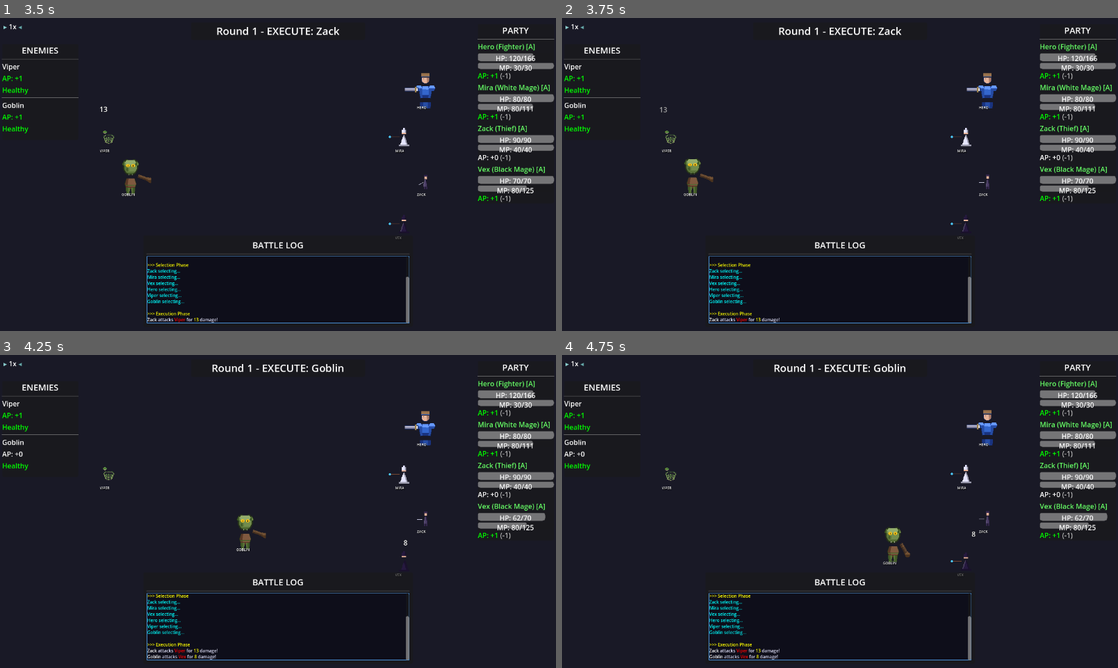
Above: before the commit, frames 1-4 (two rows, left to right).
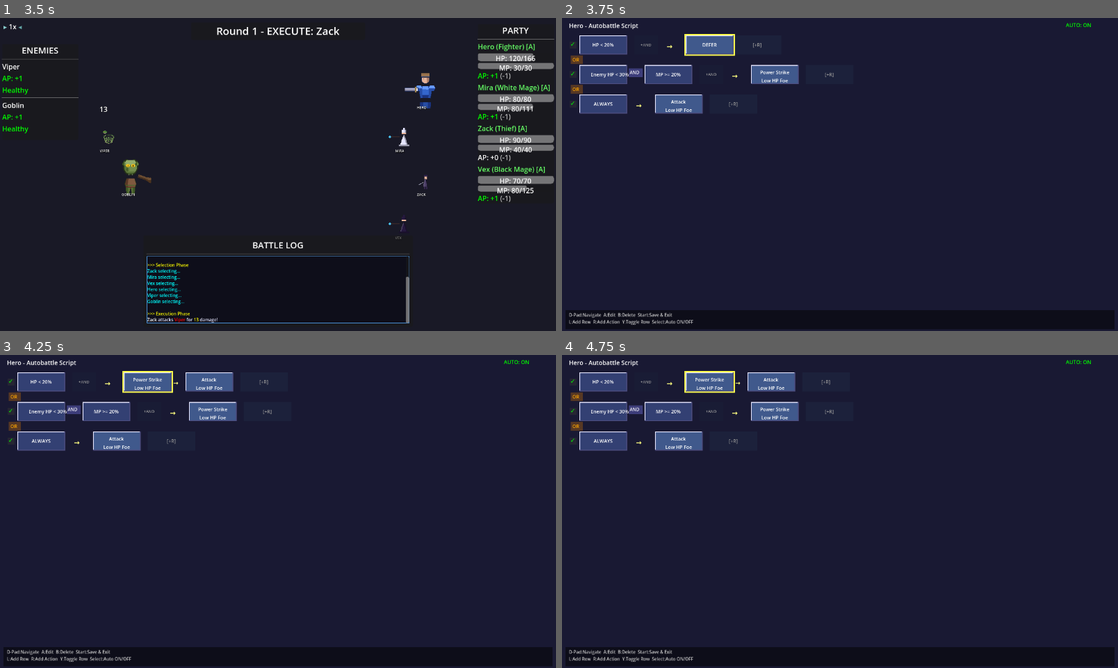
Above: after the commit, the same moments.

Repository: struktured-labs/cowardly-irregular
Game: Godot game, scene res://src/GameLoop.tscn
The game is run twice, just before and just after one commit, with the same random seed, the same clock (stepped at 60 frames per second) and the same inputs.
Inputs (mouse positions are in pixels of both pictures, inside the frame that each line leads up to):
- Up to frame 1 (3.5 s): click (389, 171) at 0.52 s; click (372, 127) at 1.27 s; click (372, 215) at 2.02 s; click (389, 83) at 2.77 s
- Up to frame 2 (3.75 s): tap Enter (ui_menu) at 3.5 s; move the mouse to (962, 158) at 3.52 s; hold Right (ui_right) from 3.53 s (still down); hold R (battle_advance) from 3.53 s (still down); click (962, 158) at 3.67 s
- Up to frame 3 (4.25 s): keep holding Right (ui_right); keep holding R (battle_advance); tap Z (ui_accept) at 3.77, 4.07 s
- Up to frame 4 (4.75 s): release Right (ui_right) at 4.25 s; release R (battle_advance) at 4.25 s; drag from (728, 527) to (812, 574) at 4.27 s

Frame 1 is identical in both runs. In frame 2, 17% of the frame differs, in the area x 0-100%, y 1-98%; in frame 3, 18%; in frame 4, 18%.
Error in both runs: Cannot call method 'stop' on a previously freed instance. (res://src/ui/Win98Menu.gd:674)

Commit message:
Fix autobattle ability execution and add danger music
- Fix ability_id key mismatch in BattleManager._convert_autobattle_action()
  (was looking for "id" but AutobattleSystem returns "ability_id")
- Handle targets array containing Combatant objects directly
- Add debug output for autobattle rule evaluation
- Add danger music that plays when any player drops below 25% HP
- Add boss music for miniboss battles
- Expand battle music from 4 to 12 bars (3 sections)
- Fix Start button handling for autobattle editor

🤖 Generated with [Claude Code](https://claude.com/claude-code)

Co-Authored-By: Claude Sonnet 4.5 <noreply@anthropic.com>

Diff:
--- a/project.godot
+++ b/project.godot
@@ -104,7 +104,6 @@
 , Object(InputEventKey,"resource_local_to_scene":false,"resource_name":"","device":-1,"window_id":0,"alt_pressed":false …(186 unchanged characters)…
 , Object(InputEventJoypadButton,"resource_local_to_scene":false,"resource_name":"","device":-1,"button_index":6,"pressure":0.0,"pressed":true,"script":null)
 , Object(InputEventJoypadButton,"resource_local_to_scene":false,"resource_name":"","device":-1,"button_index":7,"pressure":0.0,"pressed":true,"script":null)
-, Object(InputEventJoypadButton,"resource_local_to_scene":false,"resource_name":"","device":-1,"button_index":4,"pressure":0.0,"pressed":true,"script":null)
 ]
 }
 
--- a/src/GameLoop.gd
+++ b/src/GameLoop.gd
@@ -56,14 +56,12 @@
 		_toggle_all_autobattle()
 		get_viewport().set_input_as_handled()
 
-	# Gamepad L+R together = Open autobattle editor
-	if event is InputEventJoypadButton and event.pressed:
-		if event.button_index == JOY_BUTTON_LEFT_SHOULDER or event.button_index == JOY_BUTTON_RIGHT_SHOULDER:
-			# Check if both L and R are held
-			var joy_id = event.device
-			if Input.is_joy_button_pressed(joy_id, JOY_BUTTON_LEFT_SHOULDER) and Input.is_joy_button_pressed(joy_id, JOY_BUTTON_RIGHT_SHOULDER):
-				_toggle_autobattle_editor()
-				get_viewport().set_input_as_handled()
+	# Start button = Open autobattle editor for current deciding player
+	# Only when editor is not already open (editor handles its own Start to close)
+	if not _autobattle_editor or not is_instance_valid(_autobattle_editor):
+		if event.is_action_pressed("ui_menu"):
+			_toggle_autobattle_editor()
+			get_viewport().set_input_as_handled()
 
 
 func _toggle_autobattle_editor() -> void:
@@ -105,7 +103,7 @@
 	add_child(_autobattle_editor)
 	_autobattle_editor.setup(char_id, char_name, combatant)
 	_autobattle_editor.closed.connect(_on_autobattle_editor_closed)
-	print("Autobattle editor opened for %s (F5/B to close)" % char_name)
+	print("Autobattle editor opened for %s (Start to save & exit)" % char_name)
 
 
 func _set_battle_menu_visible(visible: bool) -> void:
--- a/src/audio/SoundManager.gd
+++ b/src/audio/SoundManager.gd
@@ -524,6 +524,8 @@
 			_start_battle_music()
 		"boss":
 			_start_boss_music()
+		"danger":
+			_start_danger_music()
 		"victory":
 			_start_victory_music()
 		_:
@@ -1001,6 +1003,169 @@
 	return buffer
 
 
+## Danger Music - Dark, urgent theme when player is about to die
+
+func _start_danger_music() -> void:
+	"""Generate and start looping danger/critical HP music"""
+	_music_playing = true
+
+	# Generate music buffer (8 bars at 160 BPM - urgent, dark)
+	var sample_rate = 22050
+	var bpm = 160.0
+	var beats_per_bar = 4
+	var bars = 8
+	var beat_duration = 60.0 / bpm
+	var total_duration = beat_duration * beats_per_bar * bars
+
+	_music_buffer = _generate_danger_music_buffer(sample_rate, total_duration, bpm)
+
+	# Create looping audio stream
+	var wav = AudioStreamWAV.new()
+	wav.format = AudioStreamWAV.FORMAT_16_BITS
+	wav.mix_rate = sample_rate
+	wav.stereo = true
+	wav.loop_mode = AudioStreamWAV.LOOP_FORWARD
+	wav.loop_begin = 0
+	wav.loop_end = _music_buffer.size()
+
+	var data = PackedByteArray()
+	for frame in _music_buffer:
+		var left = int(clamp(frame.x, -1.0, 1.0) * 32767)
+		var right = int(clamp(frame.y, -1.0, 1.0) * 32767)
+		data.append(left & 0xFF)
+		data.append((left >> 8) & 0xFF)
+		data.append(right & 0xFF)
+		data.append((right >> 8) & 0xFF)
+
+	wav.data = data
+	_music_player.stream = wav
+	_music_player.play()
+
+
+func _generate_danger_music_buffer(rate: int, duration: float, bpm: float) -> PackedVector2Array:
+	"""Generate dark, urgent danger theme - chromatic, dissonant, pulsing"""
+	var buffer = PackedVector2Array()
+	var samples = int(rate * duration)
+	var beat_duration = 60.0 / bpm
+
+	# Dark chromatic notes (E minor with chromatic tension)
+	const NOTE_E2 = 82.41
+	const NOTE_F2 = 87.31
+	const NOTE_G2 = 98.0
+	const NOTE_A2 = 110.0
+	const NOTE_Bb2 = 116.54
+	const NOTE_B2 = 123.47
+	const NOTE_C3 = 130.81
+	const NOTE_D3 = 146.83
+	const NOTE_Eb3 = 155.56
+	const NOTE_E3 = 164.81
+	const NOTE_F3 = 174.61
+	const NOTE_G3 = 196.0
+	const NOTE_A3 = 220.0
+	const NOTE_Bb3 = 233.08
+	const NOTE_B3 = 246.94
+	const NOTE_C4 = 261.63
+	const NOTE_D4 = 293.66
+	const NOTE_Eb4 = 311.13
+	const NOTE_E4 = 329.63
+	const NOTE_F4 = 349.23
+	const NOTE_G4 = 392.0
+
+	# Melody - urgent, chromatic, anxious (128 sixteenths for 8 bars)
+	var melody = [
+		# Bar 1-2: Pulsing urgency
+		NOTE_E4, 0, NOTE_E4, 0, NOTE_Eb4, 0, NOTE_E4, 0,
+		NOTE_F4, 0, NOTE_E4, 0, NOTE_Eb4, 0, NOTE_D4, 0,
+		NOTE_E4, 0, NOTE_E4, 0, NOTE_F4, 0, NOTE_E4, 0,
+		NOTE_Eb4, NOTE_D4, NOTE_Eb4, NOTE_E4, NOTE_F4, NOTE_E4, NOTE_Eb4, NOTE_D4,
+		# Bar 3-4: Rising tension
+		NOTE_B3, 0, NOTE_C4, 0, NOTE_D4, 0, NOTE_Eb4, 0,
+		NOTE_E4, 0, NOTE_F4, 0, NOTE_E4, NOTE_Eb4, NOTE_D4, 0,
+		NOTE_G4, 0, NOTE_F4, 0, NOTE_E4, 0, NOTE_Eb4, 0,
+		NOTE_D4, NOTE_Eb4, NOTE_E4, NOTE_F4, NOTE_E4, NOTE_Eb4, NOTE_D4, NOTE_C4,
+		# Bar 5-6: Dark descent
+		NOTE_E4, NOTE_E4, NOTE_Eb4, NOTE_Eb4, NOTE_D4, NOTE_D4, NOTE_C4, 0,
+		NOTE_B3, 0, NOTE_C4, 0, NOTE_D4, 0, NOTE_Eb4, 0,
+		NOTE_E4, 0, NOTE_E4, 0, NOTE_E4, NOTE_F4, NOTE_E4, NOTE_Eb4,
+		NOTE_D4, 0, NOTE_C4, 0, NOTE_B3, 0, NOTE_C4, NOTE_D4,
+		# Bar 7-8: Climax pulse
+		NOTE_E4, NOTE_E4, NOTE_E4, 0, NOTE_F4, NOTE_E4, NOTE_Eb4, 0,
+		NOTE_E4, NOTE_E4, NOTE_E4, 0, NOTE_G4, NOTE_F4, NOTE_E4, 0,
+		NOTE_E4, NOTE_Eb4, NOTE_D4, NOTE_Eb4, NOTE_E4, NOTE_F4, NOTE_E4, NOTE_Eb4,
+		NOTE_D4, NOTE_C4, NOTE_B3, NOTE_C4, NOTE_D4, NOTE_Eb4, NOTE_E4, 0,
+	]
+
+	# Bass - ominous pedal tone with chromatic movement (32 quarters)
+	var bass = [
+		NOTE_E2, NOTE_E2, NOTE_E2, NOTE_F2,
+		NOTE_E2, NOTE_E2, NOTE_Eb3, NOTE_D3,
+		NOTE_E2, NOTE_E2, NOTE_G2, NOTE_A2,
+		NOTE_Bb2, NOTE_A2, NOTE_G2, NOTE_E2,
+		NOTE_E2, NOTE_E2, NOTE_E2, NOTE_E2,
+		NOTE_F2, NOTE_E2, NOTE_D3, NOTE_C3,
+		NOTE_E2, NOTE_E2, NOTE_E2, NOTE_F2,
+		NOTE_G2, NOTE_A2, NOTE_B2, NOTE_E2,
+	]
+
+	var sixteenth_duration = beat_duration / 4.0
+	var quarter_duration = beat_duration
+
+	for i in range(samples):
+		var t = float(i) / rate
+
+		var sixteenth_idx = int(t / sixteenth_duration) % 128
+		var quarter_idx = int(t / quarter_duration) % 32
+
+		var t_in_sixteenth = fmod(t, sixteenth_duration) / sixteenth_duration
+		var t_in_quarter = fmod(t, quarter_duration) / quarter_duration
+
+		var sample = 0.0
+
+		# Melody - harsh square wave with tremolo
+		var melody_freq = melody[sixteenth_idx]
+		if melody_freq > 0:
+			var melody_env = pow(1.0 - t_in_sixteenth, 0.5)
+			# Add tremolo for urgency
+			var tremolo = 0.7 + 0.3 * sin(t * 20 * TAU)
+			var melody_wave = _square_wave(t * melody_freq) * 0.22 * tremolo
+			# Detune for unsettling feel
+			melody_wave += _square_wave(t * melody_freq * 1.01) * 0.08
+			sample += melody_wave * melody_env
+
+		# Bass - deep, rumbling
+		var bass_freq = bass[quarter_idx]
+		var bass_env = 0.85 + 0.15 * sin(t_in_quarter * PI)
+		var bass_wave = _triangle_wave(t * bass_freq) * 0.4
+		bass_wave += sin(t * bass_freq * 0.5 * TAU) * 0.25  # Sub bass
+		sample += bass_wave * bass_env
+
+		# Heartbeat-like kick - on every beat, heavy
+		var beat_pos = fmod(t, beat_duration)
+		if beat_pos < 0.06:
+			var kick_env = pow(1.0 - beat_pos / 0.06, 1.5)
+			var kick = sin(beat_pos * 50 * TAU) * kick_env * 0.6
+			kick += sin(beat_pos * 25 * TAU) * kick_env * 0.4
+			sample += kick
+
+		# Anxious hi-hat on every 8th
+		var eighth_pos = fmod(t, beat_duration / 2.0)
+		if eighth_pos < 0.012:
+			var hat_env = pow(1.0 - eighth_pos / 0.012, 3)
+			var hat = randf_range(-0.18, 0.18) * hat_env
+			sample += hat
+
+		# Noise layer for tension
+		var noise_level = 0.03 + 0.02 * sin(t * 2 * TAU)
+		sample += randf_range(-noise_level, noise_level)
+
+		# Hard clip for intensity
+		sample = clamp(sample * 1.5, -0.98, 0.98)
+
+		buffer.append(Vector2(sample, sample))
+
+	return buffer
+
+
 ## Wave generators for music
 
 func _square_wave(phase: float) -> float:
--- a/src/autobattle/AutobattleSystem.gd
+++ b/src/autobattle/AutobattleSystem.gd
@@ -136,18 +136,28 @@
 		return [_get_default_action(combatant)]
 
 	# Evaluate rules in order (first match wins)
+	var rule_idx = 0
 	for rule in script["rules"]:
+		var enabled = rule.get("enabled", true)
+		print("[AUTOBATTLE DEBUG] %s rule %d: enabled=%s" % [character_id, rule_idx, enabled])
 		if _evaluate_grid_rule(combatant, rule):
 			var actions = _rule_to_actions(combatant, rule)
+			print("[AUTOBATTLE DEBUG] %s matched rule %d, actions: %s" % [character_id, rule_idx, actions])
 			script_executed.emit(combatant, rule, actions)
 			return actions
+		rule_idx += 1
 
 	# No rule matched, use default
+	print("[AUTOBATTLE DEBUG] %s no rule matched, using default" % character_id)
 	return [_get_default_action(combatant)]
 
 
 func _evaluate_grid_rule(combatant: Combatant, rule: Dictionary) -> bool:
 	"""Evaluate a grid-format rule (AND-chain of conditions)"""
+	# Skip disabled rules
+	if not rule.get("enabled", true):
+		return false
+
 	if not rule.has("conditions") or rule["conditions"].size() == 0:
 		return true  # No conditions = always match
 
--- a/src/battle/BattleManager.gd
+++ b/src/battle/BattleManager.gd
@@ -1061,9 +1061,13 @@
 	else:
 		resolved_target = _resolve_target(combatant, "lowest_hp_enemy", allies, enemies)
 
+	# Check if targets are already provided as Combatant objects
+	var action_targets = action_data.get("targets", [])
+	var has_direct_targets = action_targets.size() > 0 and action_targets[0] is Combatant
+
 	match action_type:
 		"attack":
-			var target = resolved_target
+			var target = action_targets[0] if has_direct_targets else resolved_target
 			if not target:
 				return {}
 			return {
@@ -1074,33 +1078,40 @@
 			}
 
 		"ability":
-			var ability_id = action_data.get("id", "")
+			# AutobattleSystem uses "ability_id", also check "id" for backwards compat
+			var ability_id = action_data.get("ability_id", action_data.get("id", ""))
 			if ability_id.is_empty():
+				print("[AUTOBATTLE] No ability_id found in action: %s" % action_data)
 				return {}
 			var ability = JobSystem.get_ability(ability_id)
 			if ability.is_empty():
+				print("[AUTOBATTLE] Unknown ability: %s" % ability_id)
 				return {}
 			if not JobSystem.can_use_ability(combatant, ability_id):
+				print("[AUTOBATTLE] Cannot use ability: %s (MP: %d)" % [ability_id, combatant.current_mp])
 				return {}
+			var targets_to_use = action_targets if has_direct_targets else ([resolved_target] if resolved_target else [])
 			return {
 				"type": "ability",
 				"combatant": combatant,
 				"ability_id": ability_id,
-				"targets": [resolved_target] if resolved_target else [],
+				"targets": targets_to_use,
 				"speed": _compute_action_speed(combatant, "ability", ability)
 			}
 
 		"item":
-			var item_id = action_data.get("id", "")
+			# Check both "item_id" and "id" for backwards compat
+			var item_id = action_data.get("item_id", action_data.get("id", ""))
 			if item_id.is_empty():
 				return {}
 			if not combatant.has_item(item_id):
 				return {}
+			var targets_to_use = action_targets if has_direct_targets else ([resolved_target] if resolved_target else [])
 			return {
 				"type": "item",
 				"combatant": combatant,
 				"item_id": item_id,
-				"targets": [resolved_target] if resolved_target else [],
+				"targets": targets_to_use,
 				"speed": _compute_action_speed(combatant, "item")
 			}
 
--- a/src/battle/BattleScene.gd
+++ b/src/battle/BattleScene.gd
@@ -94,6 +94,11 @@
 
 ## Autobattle toggle UI
 var _autobattle_toggle_ui: AutobattleToggleUIClass = null
+
+## Danger music state
+var _is_danger_music: bool = false
+var _base_music_track: String = "battle"  # "battle" or "boss"
+const DANGER_HP_THRESHOLD: float = 0.25  # Switch to danger music below 25% HP
 
 
 func set_player(player: Combatant) -> void:
@@ -1598,9 +1603,12 @@
 	# Start battle music - use boss music if fighting a miniboss
 	var is_boss_fight = _check_for_boss()
 	if is_boss_fight:
+		_base_music_track = "boss"
 		SoundManager.play_music("boss")
 	else:
+		_base_music_track = "battle"
 		SoundManager.play_music("battle")
+	_is_danger_music = false
 
 
 func _check_for_boss() -> bool:
@@ -1644,9 +1652,12 @@
 
 
 func _process(delta: float) -> void:
-	"""Handle post-battle input and hold-A detection"""
+	"""Handle post-battle input, hold-A detection, and danger music"""
 	# Handle hold-A for autobattle editor
 	_process_hold_a(delta)
+
+	# Check for danger music (player about to die)
+	_check_danger_music()
 
 	if _battle_ended and not managed_by_game_loop:
 		if Input.is_action_just_pressed("ui_accept"):
@@ -2694,3 +2705,28 @@
 	# Offset slightly upward from sprite center
 	dmg_num.position = pos + Vector2(randf_range(-10, 10), -30)
 	add_child(dmg_num)
+
+
+func _check_danger_music() -> void:
+	"""Switch to danger music if any player is critically low HP"""
+	if _battle_ended:
+		return
+
+	# Check if any alive party member is below danger threshold
+	var any_in_danger = false
+	for member in party_members:
+		if member and is_instance_valid(member) and member.is_alive:
+			var hp_percent = float(member.current_hp) / float(member.max_hp)
+			if hp_percent < DANGER_HP_THRESHOLD:
+				any_in_danger = true
+				break
+
+	# Switch music if danger state changed
+	if any_in_danger and not _is_danger_music:
+		_is_danger_music = true
+		SoundManager.play_music("danger")
+		print("[MUSIC] Switched to DANGER music - player critically low!")
+	elif not any_in_danger and _is_danger_music:
+		_is_danger_music = false
+		SoundManager.play_music(_base_music_track)
+		print("[MUSIC] Switched back to %s music - danger passed" % _base_music_track)
--- a/src/ui/autobattle/AutobattleGridEditor.gd
+++ b/src/ui/autobattle/AutobattleGridEditor.gd
@@ -196,7 +196,7 @@
 	add_child(help_label1)
 
 	var help_label2 = Label.new()
-	help_label2.text = "L:Add OR Row  R:Add Action  Y:Toggle Row  Select:Auto ON/OFF"
+	help_label2.text = "L:Add Row  R:Add Action  Y:Toggle Row  Select:Auto ON/OFF"
 	help_label2.position = Vector2(16, size.y - 28)
 	help_label2.add_theme_font_size_override("font_size", 10)
 	help_label2.add_theme_color_override("font_color", style.text.darkened(0.2))
